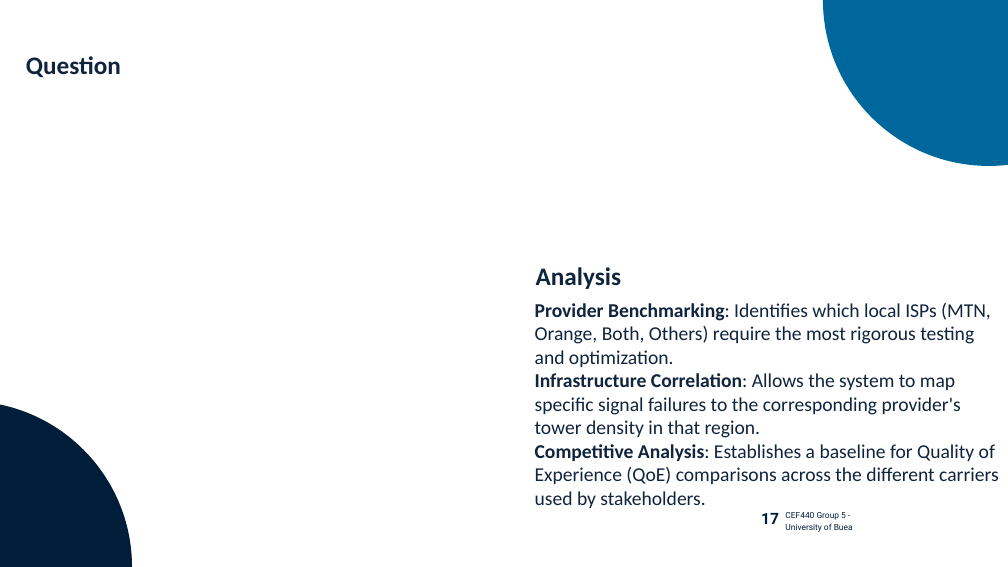
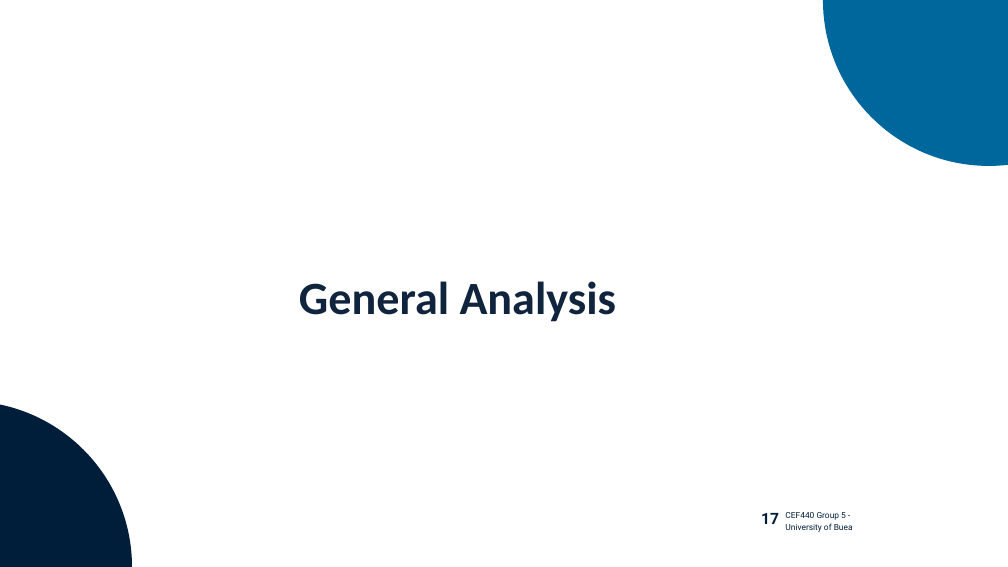
Before and after one commit to BrayanMorningstar237/CEF440_Group5, a slide deck: slide 46 of Task 2/Task 2 Power Point Mobile QoE Data Collection App Design.pptx (slide 17 before the commit). Drawn at 1008x567 pixels with LibreOffice and Linux fonts; fonts in the diff are those of the drawing. Boxes give left, top, right and bottom in pixels: in the first picture for what was removed or moved away, otherwise in the second. Text is boxed around its words. In the diff, an @@ line names an element or a change of style, - is before the commit and + after.

```diff
--- a/Task 2/Task 2 Power Point Mobile QoE Data Collection App Design.pptx
+++ b/Task 2/Task 2 Power Point Mobile QoE Data Collection App Design.pptx
@@ text removed at (26,56,121,78) @@
-Question
@@ text at (299,281,616,322): text changed; size 36 to 66 pt @@
-Analysis
+General Analysis
@@ text removed at (535,303,998,508) @@
-Provider Benchmarking: Identifies which local ISPs (MTN, Orange, Both, Others) require the most rigorous testing and optimization.
-Infrastructure Correlation: Allows the system to map specific signal failures to the corresponding provider's tower density in that region.
-Competitive Analysis: Establishes a baseline for Quality of Experience (QoE) comparisons across the different carriers used by stakeholders.
```
Also in this commit, not shown: 6 other slides changed, 24 slides added.
